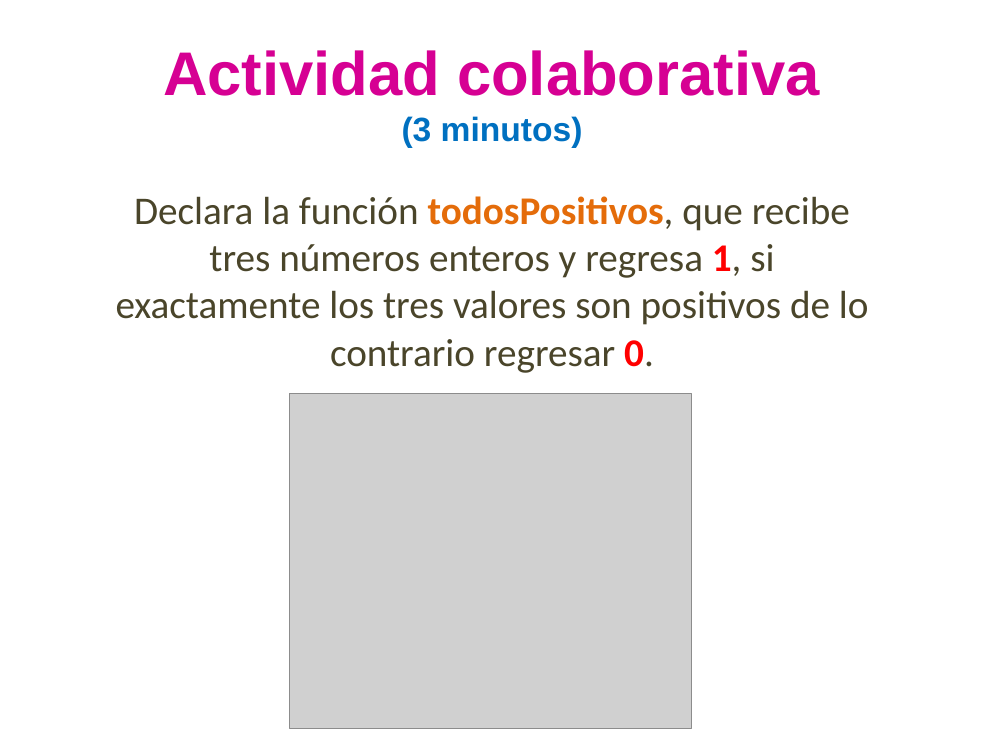
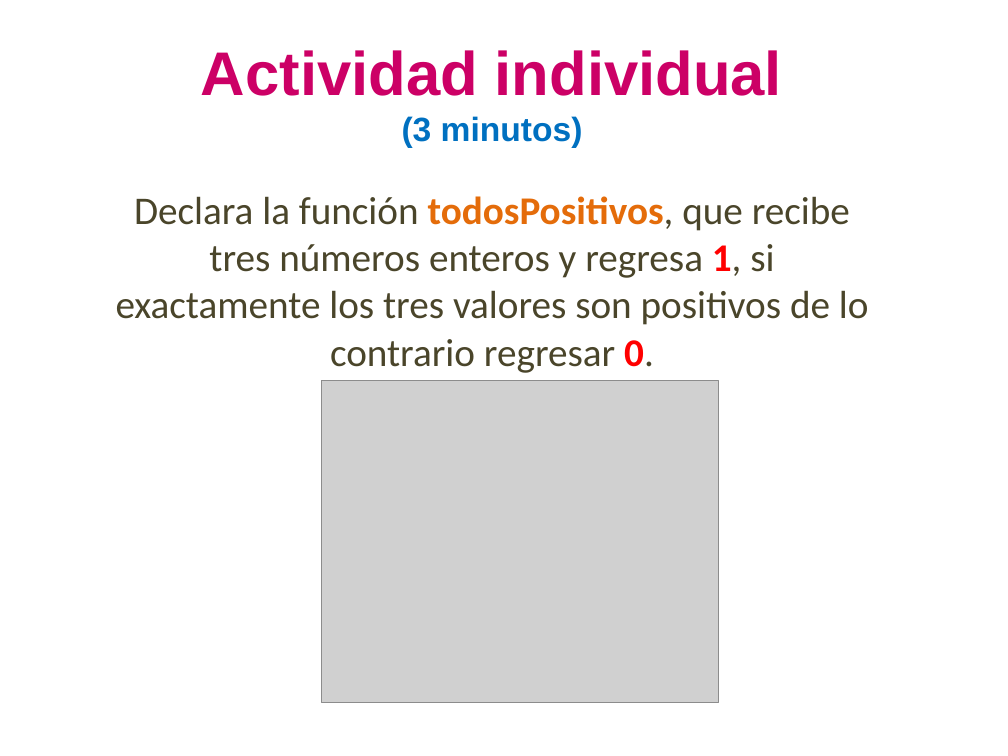
Before and after one commit to lizetheP/PensamientoC, a slide deck: slide 14 of calendario/documentos/5_Funciones.pptx. Drawn at 1008x756 pixels with LibreOffice and Linux fonts; fonts in the diff are those of the drawing; grey boxes stand for pictures. Boxes give left, top, right and bottom in pixels: in the first picture for what was removed or moved away, otherwise in the second. Text is boxed around its words. In the diff, an @@ line names an element or a change of style, - is before the commit and + after.

```diff
--- a/calendario/documentos/5_Funciones.pptx
+++ b/calendario/documentos/5_Funciones.pptx
@@ text at (201, 50, 782, 96): text changed; text colour #D60093 to #CC0066 @@
-Actividad colaborativa
+Actividad individual
@@ picture: place and size @@
-picture at (289, 394, 691, 729)
+picture at (322, 381, 719, 703)
```
Also in this commit, not shown: 6 other slides changed, 4 other files.
